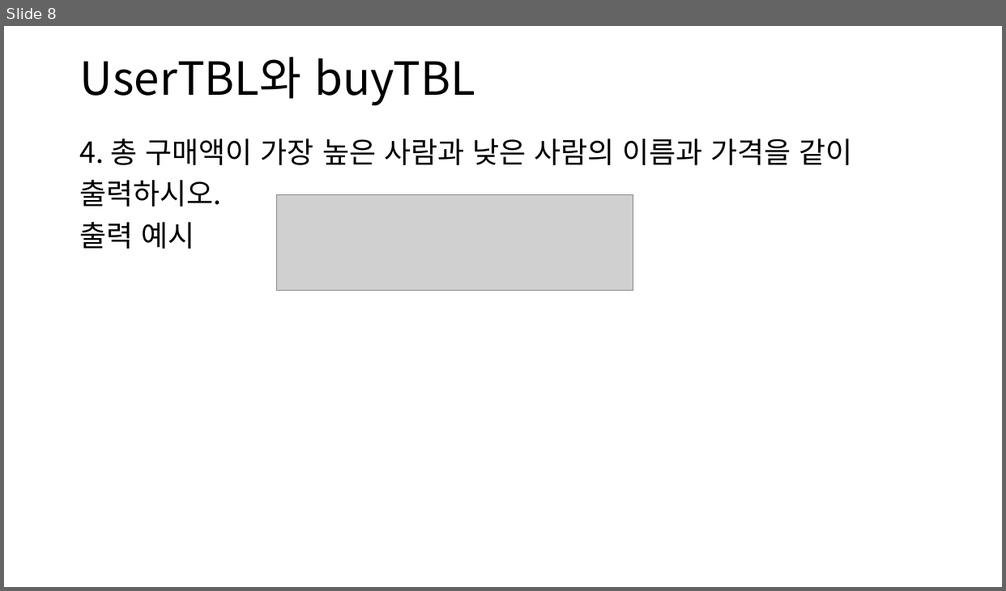
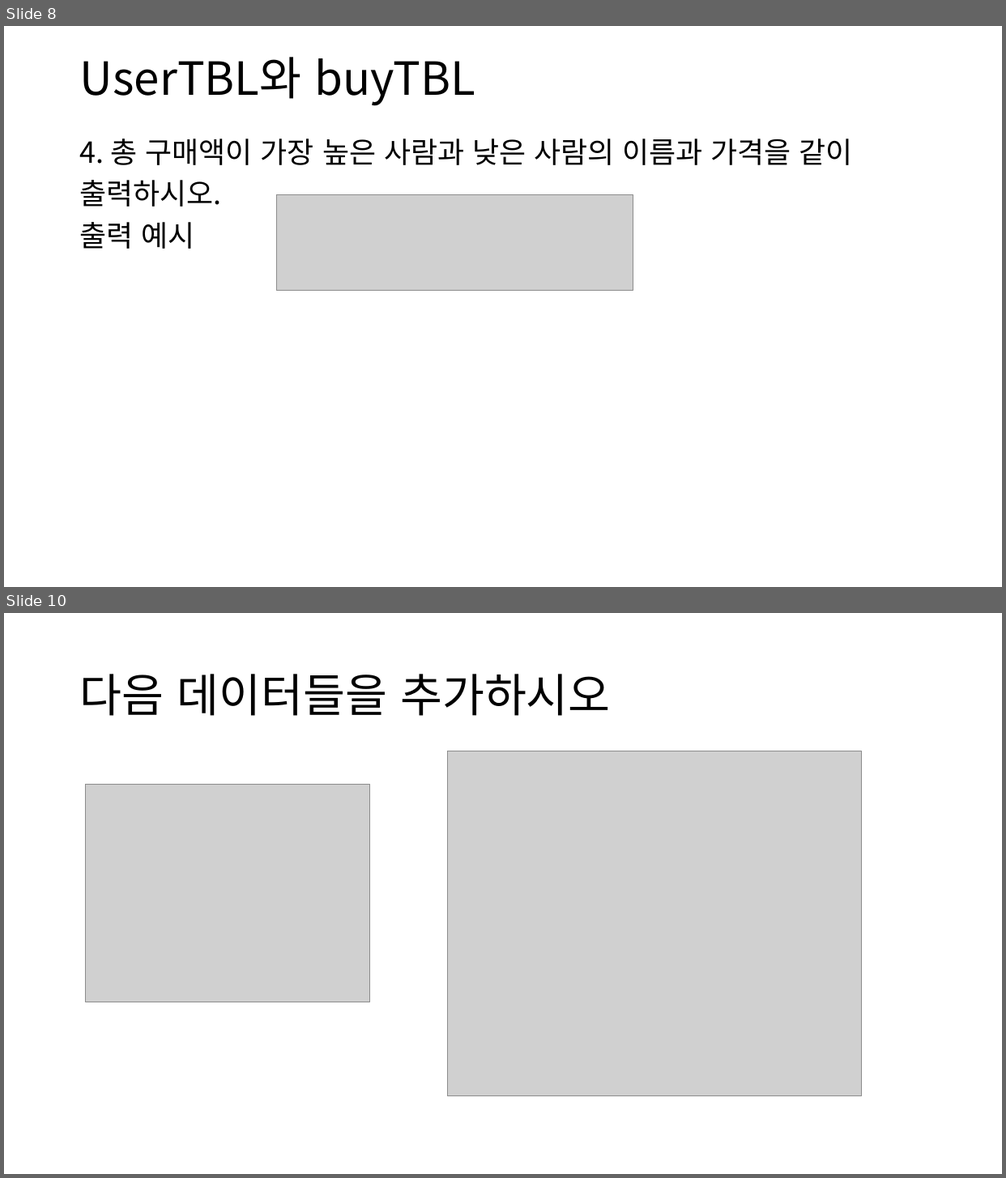
Before and after one commit to DongJoonLeeDJ/AI_501_4, a slide deck: djlee/DB/20211229/추가문제.pptx. Shown one above the other, each under a label of ours: slide 8 before the commit, slides 8 and 10 after it; the slides between them are not shown. The pictures are 1006x591 and 1006x1178 pixels, drawn with LibreOffice and Linux fonts; fonts in the diff are those of the drawing; grey boxes stand for pictures. Boxes give left, top, right and bottom in pixels: in the first picture for what was removed or moved away, otherwise in the second. Text is boxed around its words. In the diff, an @@ line names an element or a change of style, - is before the commit and + after.

```diff
--- a/djlee/DB/20211229/추가문제.pptx
+++ b/djlee/DB/20211229/추가문제.pptx
@@ slide 10 added at [4,613,1002,1174], background #FFFFFF @@
@@ title added at [80,674,611,716], 44 pt, text #000000 @@
+다음 데이터들을 추가하시오
@@ picture added at [447,752,861,1097] @@
@@ picture added at [86,785,369,1003] @@
```
Also in this commit, not shown: 1 slide changed, 2 other slides added.
